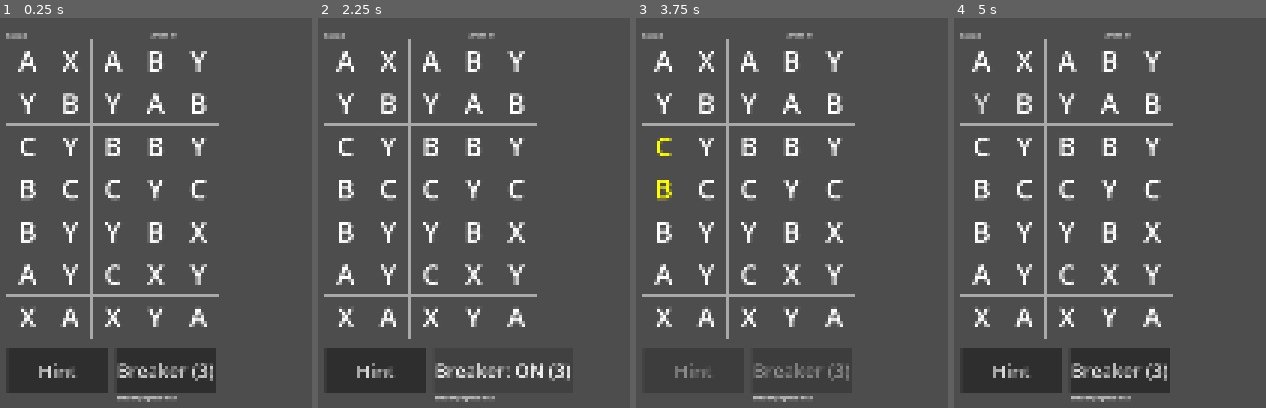
Above: before the commit, frames 1-4 (left to right).
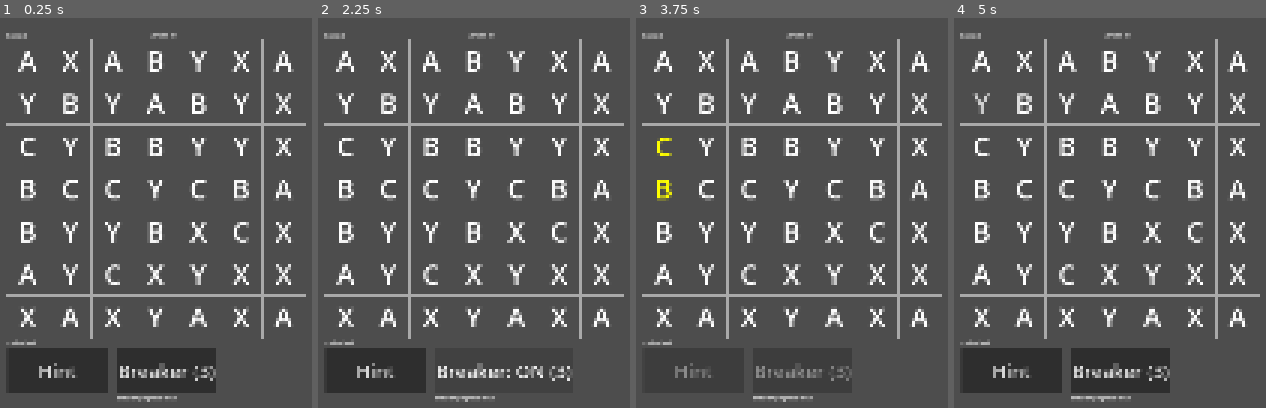
Above: after the commit, the same moments.

Repository: fehudma/godot_projects
Game: Godot game, scene res://Scenes/game.tscn
Two runs of this game, one before a commit and one after it. Both use one fixed random seed, a clock stepped at 60 frames per second and the inputs below.
Inputs (mouse positions are in pixels of both pictures, inside the frame that each line leads up to):
- Up to frame 1 (0.25 s): no input
- Up to frame 2 (2.25 s): click "Hint" at 0.5 s; tap Enter at 1.25 s; move the mouse to (346, 60) at 1.27 s; click (346, 60) at 1.42 s; click "Breaker (3)" at 2 s
- Up to frame 3 (3.75 s): click "Breaker: ON (3)" at 2.75 s; click "Hint" at 3.5 s
- Up to frame 4 (5 s): tap Space at 4.25 s; move the mouse to (982, 103) at 4.27 s; click (982, 103) at 4.42 s

The runs differ from the first frame. In frame 1, 3.9% of the frame differs, in the area x 1-99%, y 5-94%; in frame 2, 4.1%; in frame 3, 3.6%; in frame 4, 3.9%.

Commit message:
export settings change 001

Diff:
--- a/Scenes/board.gd
+++ b/Scenes/board.gd
@@ -1,7 +1,7 @@
 extends Node2D
 
 #==========================CONST
-const COLUMNS: int = 5
+const COLUMNS: int = 7
 const ROWS: int = 7
 
 const CELL_WIDTH: int = 128
--- /dev/null
+++ b/Scenes/board_preview.gd
@@ -0,0 +1,22 @@
+@tool
+extends Polygon2D
+
+const COLUMNS: int = 7
+const ROWS: int = 7
+const CELL_WIDTH: int = 128
+const CELL_HEIGHT: int = 128
+
+func _ready() -> void:
+	visible = Engine.is_editor_hint()
+	update_preview()
+
+func update_preview() -> void:
+	var board_width: float = COLUMNS * CELL_WIDTH
+	var board_height: float = ROWS * CELL_HEIGHT
+
+	polygon = PackedVector2Array([
+		Vector2(0, 0),
+		Vector2(board_width, 0),
+		Vector2(board_width, board_height),
+		Vector2(0, board_height)
+	])
--- a/Scenes/game.tscn
+++ b/Scenes/game.tscn
@@ -1,12 +1,18 @@
 [gd_scene format=3 uid="uid://dpxwtpfvflnoi"]
 
 [ext_resource type="Script" uid="uid://brlwk4sxyxotl" path="res://Scenes/board.gd" id="1_ebmjs"]
+[ext_resource type="Script" uid="uid://k6im8grvfi31" path="res://Scenes/board_preview.gd" id="2_qxrlw"]
 
 [node name="Game" type="Node2D" unique_id=2129177519]
 
 [node name="Board" type="Node2D" parent="." unique_id=100781173]
 position = Vector2(64, 64)
 script = ExtResource("1_ebmjs")
+
+[node name="BoardPreview" type="Polygon2D" parent="Board" unique_id=1452972190]
+color = Color(1, 1, 1, 0.25882354)
+polygon = PackedVector2Array(0, 0, 640, 0, 640, 896, 0, 896)
+script = ExtResource("2_qxrlw")
 
 [node name="TestButton" type="Button" parent="." unique_id=296336580]
 visible = false
@@ -36,10 +42,11 @@
 text = "Restart"
 
 [node name="StatusLabel" type="Label" parent="." unique_id=433130701]
-offset_left = 64.0
-offset_top = 575.0
-offset_right = 155.0
-offset_bottom = 598.0
+offset_left = 67.0
+offset_top = 960.0
+offset_right = 158.0
+offset_bottom = 983.0
+text = "status text"
 
 [node name="Control" type="Control" parent="." unique_id=875048242]
 layout_mode = 3
@@ -60,10 +67,10 @@
 
 [node name="BreakerButton" type="Button" parent="Control" unique_id=476545329]
 layout_mode = 0
-offset_left = 992.0
-offset_top = 125.0
-offset_right = 1292.0
-offset_bottom = 260.0
+offset_left = 995.0
+offset_top = 127.0
+offset_right = 1295.0
+offset_bottom = 262.0
 theme_override_font_sizes/font_size = 55
 text = "Breaker (0)"
 
@@ -75,6 +82,11 @@
 offset_bottom = 286.0
 text = "Breaker progress: 0 / 30"
 
+[node name="HBoxContainer" type="HBoxContainer" parent="Control" unique_id=1537157319]
+layout_mode = 0
+offset_right = 40.0
+offset_bottom = 40.0
+
 [connection signal="pressed" from="TestButton" to="Board" method="_on_test_button_pressed"]
 [connection signal="pressed" from="RestartButton" to="Board" method="_on_restart_button_pressed"]
 [connection signal="pressed" from="Control/HintButton" to="Board" method="_on_hint_button_pressed"]
--- a/project.godot
+++ b/project.godot
@@ -19,6 +19,8 @@
 
 window/size/viewport_width=1080
 window/size/viewport_height=2400
+window/size/window_width_override=405
+window/size/window_height_override=900
 window/stretch/mode="canvas_items"
 window/stretch/aspect="expand"
 window/handheld/orientation=1
Not shown, added: Scenes/board_preview.gd.uid
Not shown, changed: export_presets.cfg
